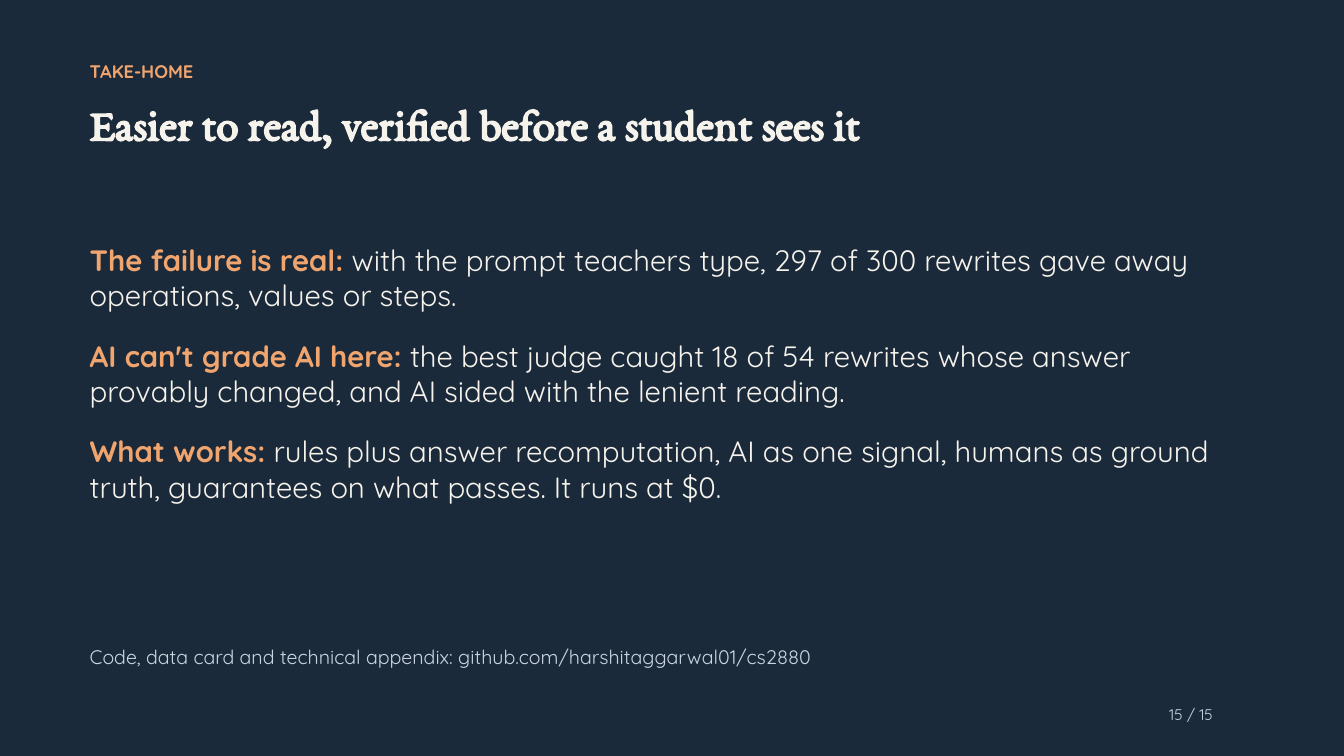
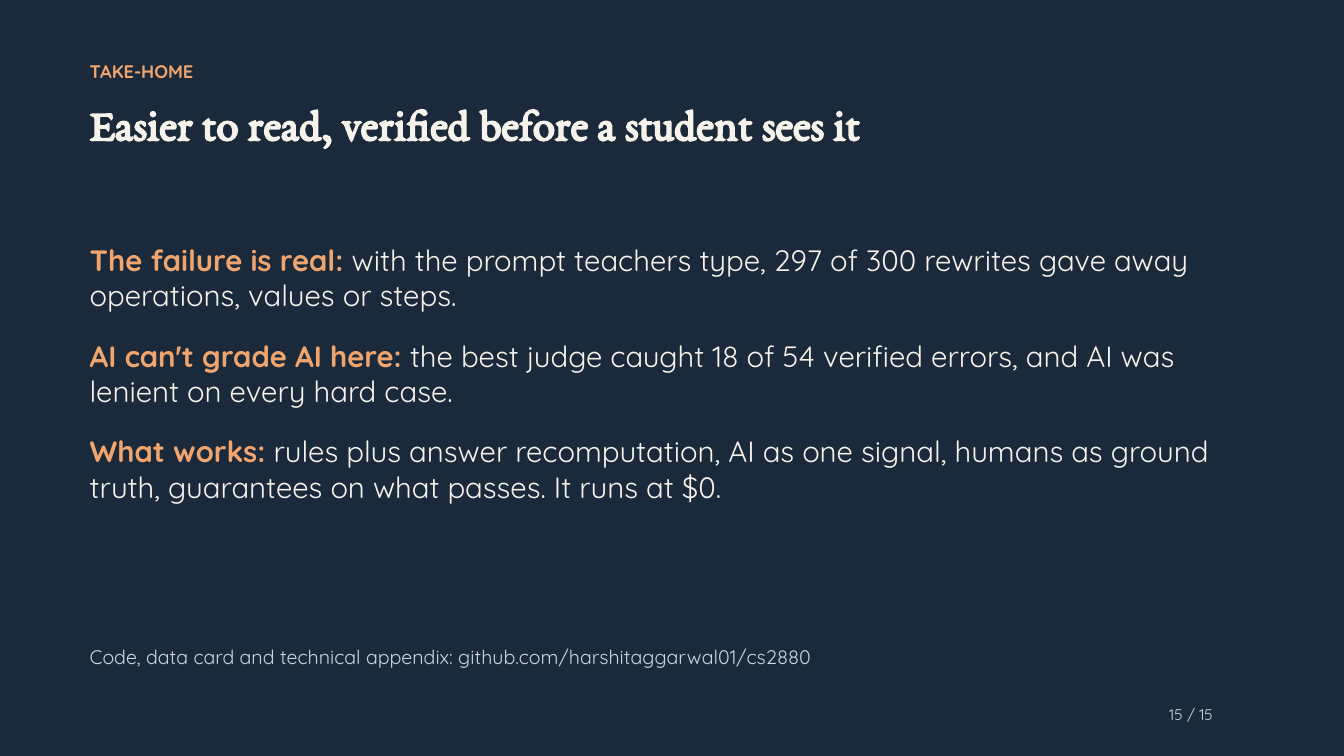
Before and after one commit to harshitaggarwal01/cs2880, a slide deck: slide 15 of docs/video/SafeAdapt-Math_video_nov23.pptx. Drawn at 1344x756 pixels with LibreOffice and Linux fonts; fonts in the diff are those of the drawing. Boxes give left, top, right and bottom in pixels: in the first picture for what was removed or moved away, otherwise in the second. Text is boxed around its words. In the diff, an @@ line names an element or a change of style, - is before the commit and + after.

```diff
--- a/docs/video/SafeAdapt-Math_video_nov23.pptx
+++ b/docs/video/SafeAdapt-Math_video_nov23.pptx
@@ text at box(90, 345, 1175, 408): text changed @@
-AI can't grade AI here: the best judge caught 18 of 54 rewrites whose answer provably changed, and AI sided with the lenient reading.
+AI can't grade AI here: the best judge caught 18 of 54 verified errors, and AI was lenient on every hard case.
```
Also in this commit, not shown: 10 other slides changed, 16 other files.
